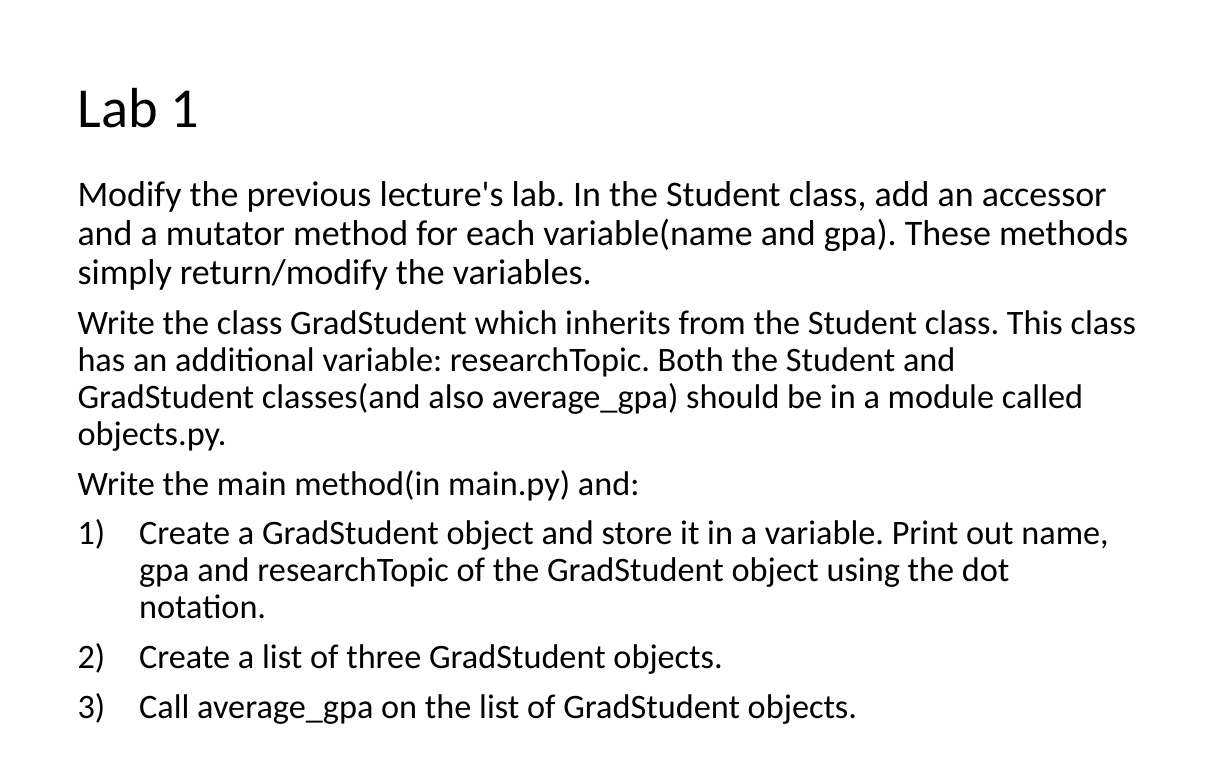
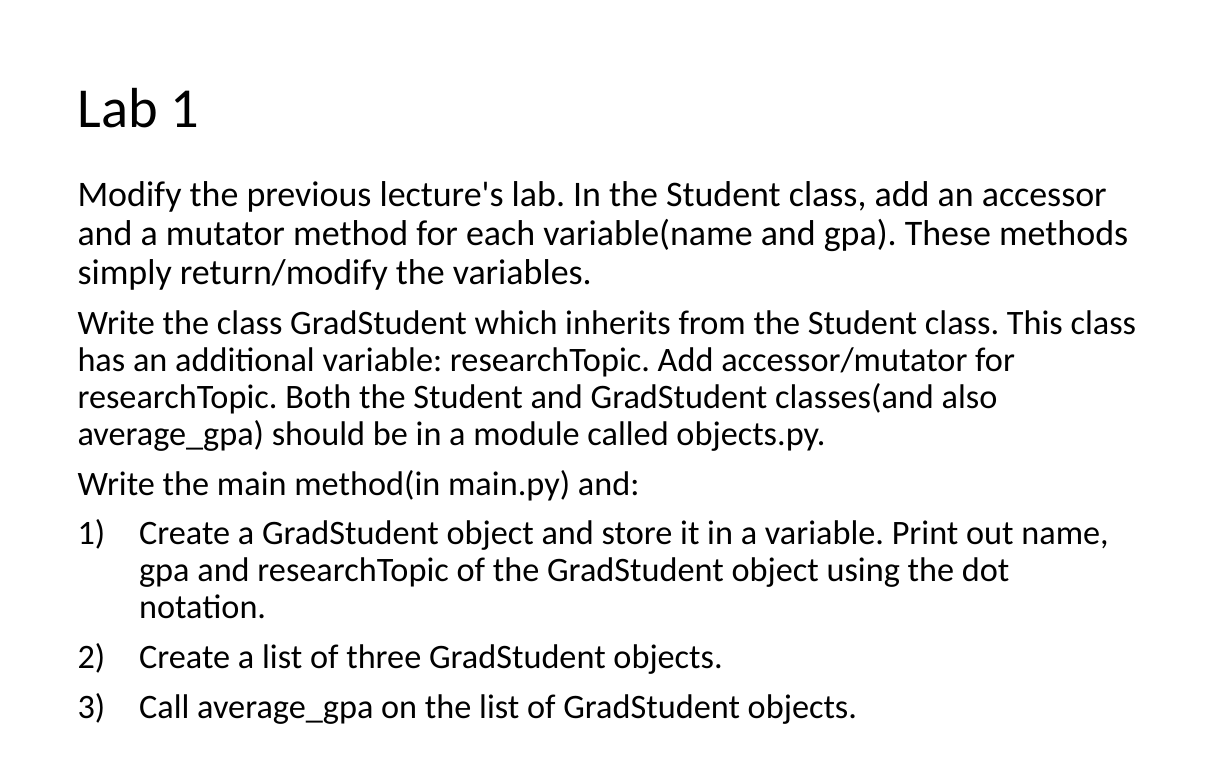
Before and after one commit to LongBaoNguyen/longbaonguyen.github.io, a slide deck: slide 25 of courses/apcsp/lect10.pptx (slide 21 before the commit). Drawn at 1232x770 pixels with LibreOffice and Linux fonts; fonts in the diff are those of the drawing. Boxes give left, top, right and bottom in pixels: in the first picture for what was removed or moved away, otherwise in the second. Text is boxed around its words. In the diff, an @@ line names an element or a change of style, - is before the commit and + after.

```diff
--- a/courses/apcsp/lect10.pptx
+++ b/courses/apcsp/lect10.pptx
@@ text at bbox=[78, 310, 1137, 451]: text changed @@
-Write the class GradStudent which inherits from the Student class. This class has an additional variable: researchTopic. Both the Student and GradStudent classes(and also average_gpa) should be in a module called objects.py.
+Write the class GradStudent which inherits from the Student class. This class has an additional variable: researchTopic. Add accessor/mutator for researchTopic. Both the Student and GradStudent classes(and also average_gpa) should be in a module called objects.py.
```
Also in this commit, not shown: 8 other slides changed, 4 slides added, 1 other file.
